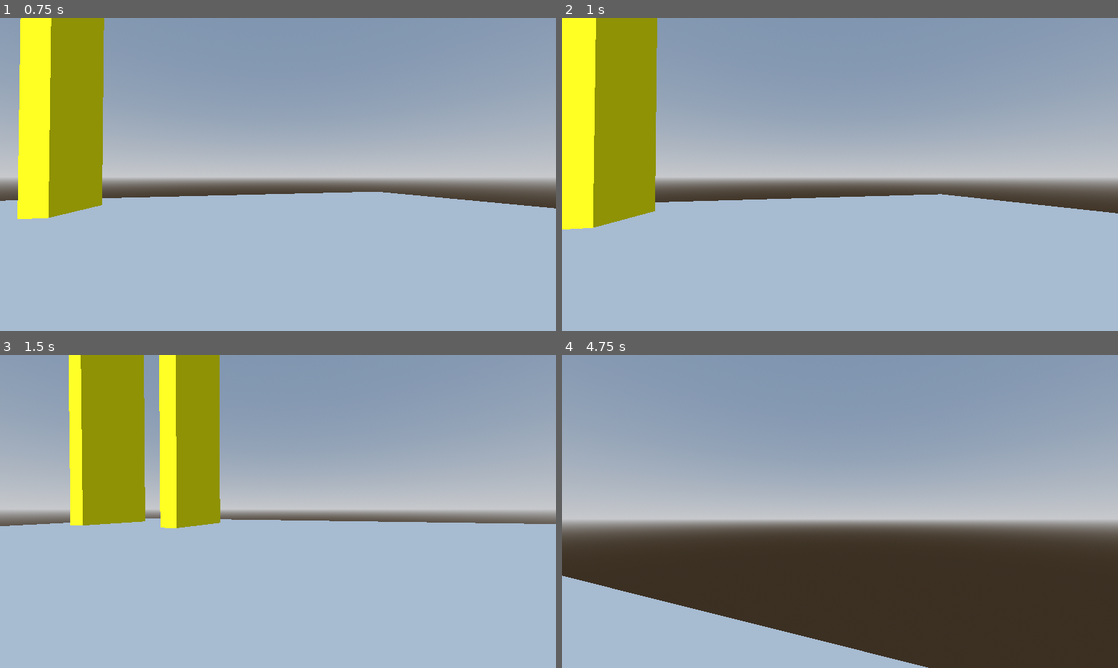
Above: before the commit, frames 1-4 (two rows, left to right).
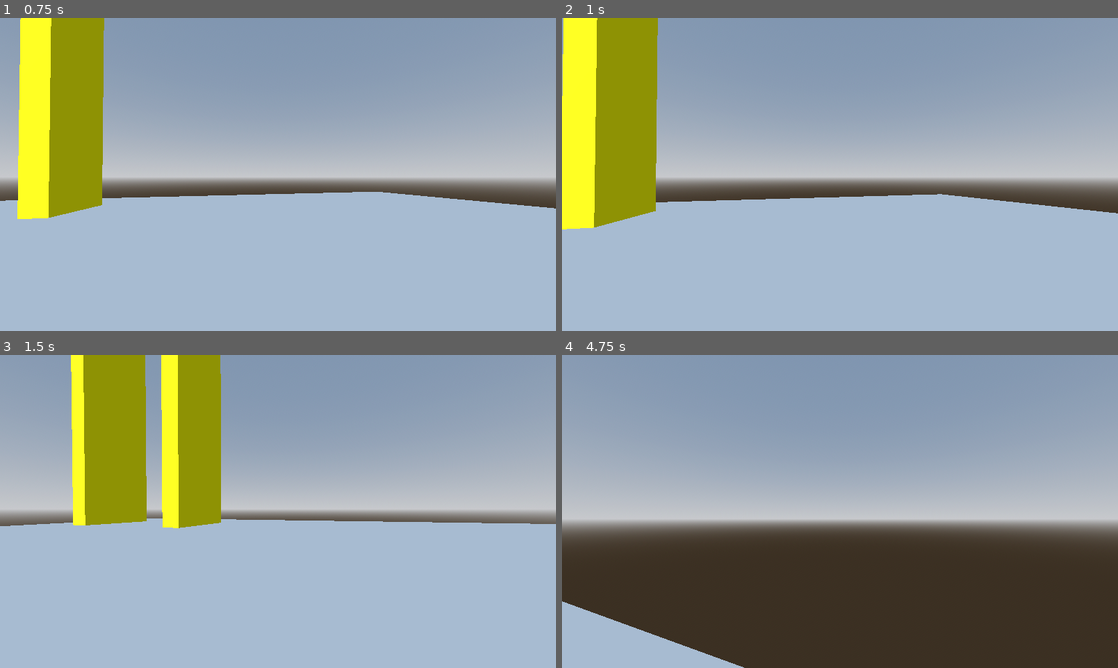
Above: after the commit, the same moments.

Repository: Cody-Mills/Biopunk
Game: Godot game, scene res://scenes/levels/test_level.tscn
Two runs of this game, one before a commit and one after it. Both use one fixed random seed, a clock stepped at 60 frames per second and the inputs below.
Inputs (mouse positions are in pixels of both pictures, inside the frame that each line leads up to):
- Up to frame 1 (0.75 s): tap Enter (ui_accept) at 0.5 s; move the mouse to (305, 174) at 0.52 s; hold Up (ui_up) from 0.53 s (still down); hold Shift (ui_sprint) from 0.53 s (still down)
- Up to frame 2 (1 s): keep holding Up (ui_up); keep holding Shift (ui_sprint); tap Enter (ui_accept) at 0.77 s; tap Ctrl (ui_crouch, bound only after the commit) at 0.8 s
- Up to frame 3 (1.5 s): keep holding Up (ui_up); move the mouse to (250, 511) at 1.27 s; release Shift (ui_sprint) at 1.28 s; tap Ctrl (ui_crouch, bound only after the commit) at 1.35 s
- Up to frame 4 (4.75 s): keep holding Up (ui_up); tap Enter (ui_accept) at 1.52, 3.02, 3.77, 4.52 s; tap Shift (ui_sprint) at 1.55, 3.05, 4.55 s; move the mouse to (851, 505) at 2.02 s; hold Shift (ui_sprint) 2.03-2.78 s; tap Ctrl (ui_crouch, bound only after the commit) at 2.3, 2.85, 3.8, 4.35 s; move the mouse to (834, 517) at 2.77 s; move the mouse to (878, 514) at 3.52 s; hold Shift (ui_sprint) 3.53-4.28 s; move the mouse to (795, 508) at 4.27 s

Frame 1 is identical in both runs. In frame 2, 0.3% of the frame differs, in the area x 0-100%, y 0-68%; in frame 3, 1.2%; in frame 4, 6.2%, in the area x 0-66%, y 70-100%.

Commit message:
Added Crouching

Diff:
--- a/project.godot
+++ b/project.godot
@@ -10,7 +10,7 @@
 
 [application]
 
-config/name="3D Test Game"
+config/name="Biopunk Game"
 run/main_scene="res://scenes/levels/test_level.tscn"
 config/features=PackedStringArray("4.3", "Forward Plus")
 
@@ -63,3 +63,9 @@
 "events": [Object(InputEventKey,"resource_local_to_scene":false,"resource_name":"","device":-1,"window_id":0,"alt_press …(195 unchanged characters)…
 ]
 }
+ui_crouch={
+"deadzone": 0.5,
+"events": [Object(InputEventKey,"resource_local_to_scene":false,"resource_name":"","device":-1,"window_id":0,"alt_pressed":false,"shift_pressed":false,"ctrl_pressed":false,"meta_pressed":false,"pressed":false,"keycode":0,"physical_keycode":4194326,"key_label":0,"unicode":0,"location":0,"echo":false,"script":null)
+, Object(InputEventKey,"resource_local_to_scene":false,"resource_name":"","device":-1,"window_id":0,"alt_pressed":false,"shift_pressed":false,"ctrl_pressed":false,"meta_pressed":false,"pressed":false,"keycode":0,"physical_keycode":67,"key_label":0,"unicode":99,"location":0,"echo":false,"script":null)
+]
+}
--- a/scenes/player/player.gd
+++ b/scenes/player/player.gd
@@ -3,7 +3,9 @@
 #MovementSpeed
 var speed
 const SPRINT_SPEED = WALK_SPEED * 1.4
+var is_sprinting : bool = false
 const WALK_SPEED = 5.0
+const CROUCH_SPEED = WALK_SPEED * 0.6
 
 #Jumping
 const JUMP_VELOCITY = 4.5
@@ -27,6 +29,8 @@
 #Wanted features
 #-wall jumping(different basis than normal jumping cuz instead of jumping up i wanna kick off of
 # a wall and be send the other direction (need a wall made for jumping off of)
+# could either do it by making a actual wall jump or by kicking, if kicking i could use the get function
+# method go recive how much knockback there should be so i can use it for enemies, walls and jumping walls
 #-Sliding
 #-Bunny Hopping
 
@@ -46,6 +50,7 @@
 
 
 func _physics_process(delta: float) -> void:
+	print(speed)
 	# Handle jump.
 	if !is_on_floor():
 		velocity += get_gravity() * delta
@@ -61,10 +66,21 @@
 		print("wall jump")
 
 	#Sprinting
-	if Input.is_action_just_pressed("ui_sprint") && is_on_floor():
+	if Input.is_action_pressed("ui_sprint") && is_on_floor():
 		speed = SPRINT_SPEED
+		is_sprinting = true
 	else:
 		speed = WALK_SPEED
+		is_sprinting = false
+
+	if Input.is_action_pressed("ui_crouch") && !is_sprinting:
+		$CollisionShape3D.scale = Vector3(1, 0.5, 1)
+		speed = CROUCH_SPEED
+	if Input.is_action_just_released("ui_crouch") && !is_sprinting:
+		$CollisionShape3D.scale = Vector3(1, 1, 1)
+		speed = WALK_SPEED
+	if Input.is_action_pressed("ui_crouch") && is_sprinting:
+		pass #slide
 
 	#Movement Inputs
 	var input_dir := Input.get_vector("ui_left", "ui_right", "ui_up", "ui_down")
--- a/scenes/player/player.tscn
+++ b/scenes/player/player.tscn
@@ -10,6 +10,7 @@
 script = ExtResource("1_m0qnd")
 
 [node name="MeshInstance3D" type="MeshInstance3D" parent="."]
+visible = false
 mesh = SubResource("CapsuleMesh_bbh4d")
 
 [node name="CollisionShape3D" type="CollisionShape3D" parent="."]
